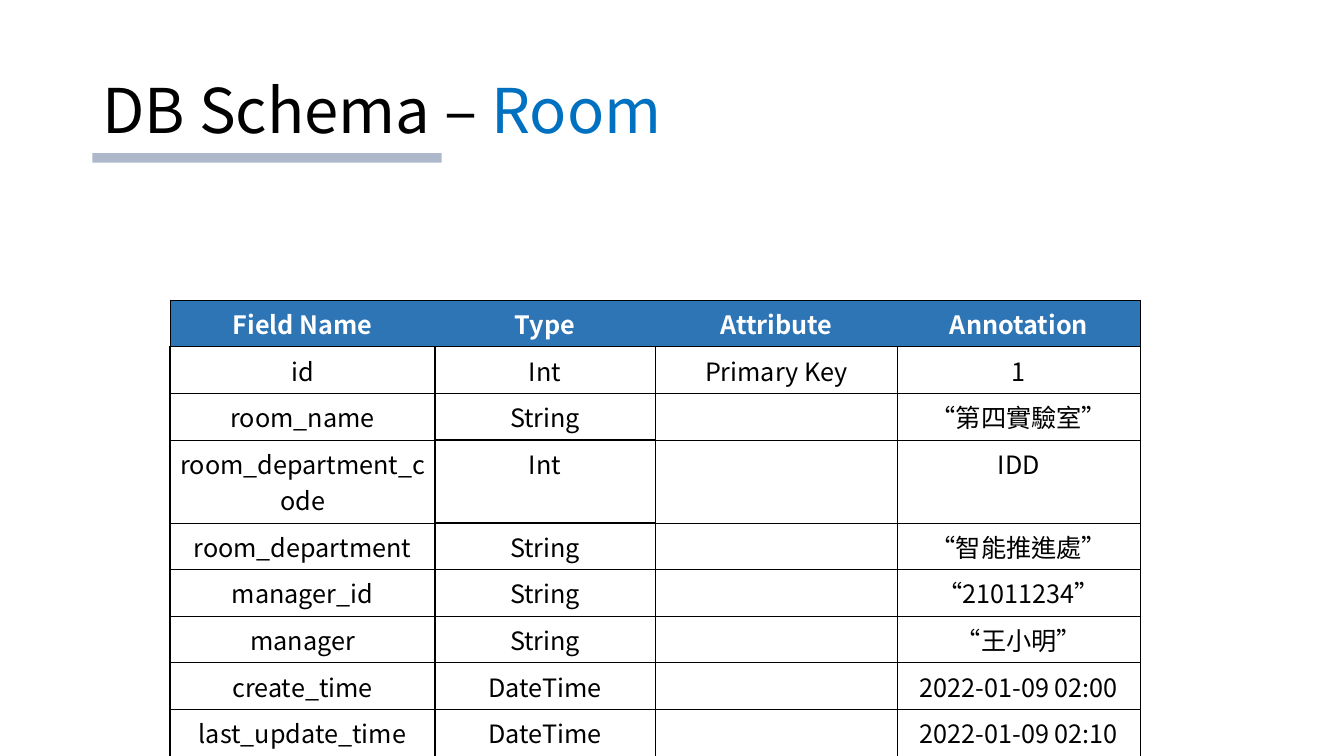
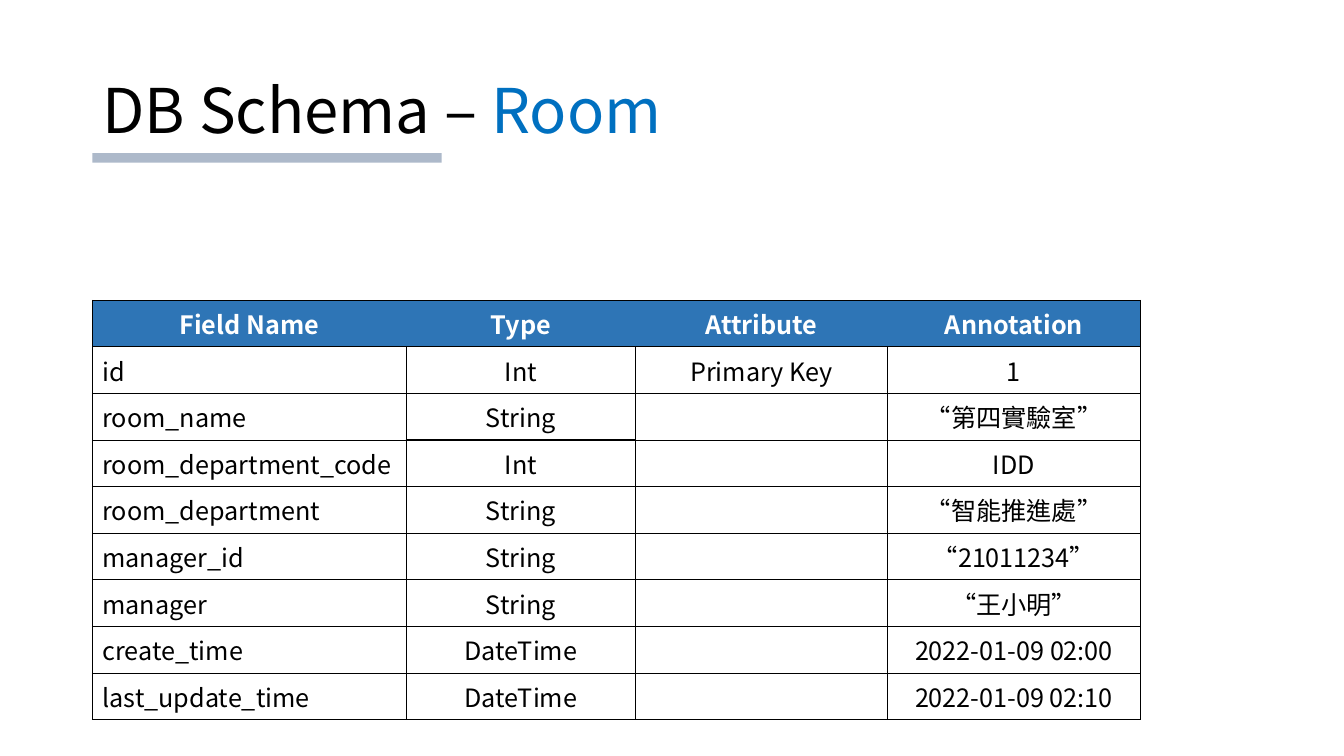
Before and after one commit to deternan/room_reservation, a slide deck: slide 7 of documents/room_reservation_v0.3.1.pptx. Drawn at 1344x756 pixels with LibreOffice and Linux fonts; fonts in the diff are those of the drawing. Boxes give left, top, right and bottom in pixels: in the first picture for what was removed or moved away, otherwise in the second. Text is boxed around its words. In the diff, an @@ line names an element or a change of style, - is before the commit and + after.

```diff
--- a/documents/room_reservation_v0.3.1.pptx
+++ b/documents/room_reservation_v0.3.1.pptx
@@ table at <box>93,300,1139,717</box> @@
@@ alignment centre to left @@
@@ table: place and size @@
-table at <box>170,300,1141,753</box>
+table at <box>93,300,1139,717</box>
```
Also in this commit, not shown: 2 other slides changed.
